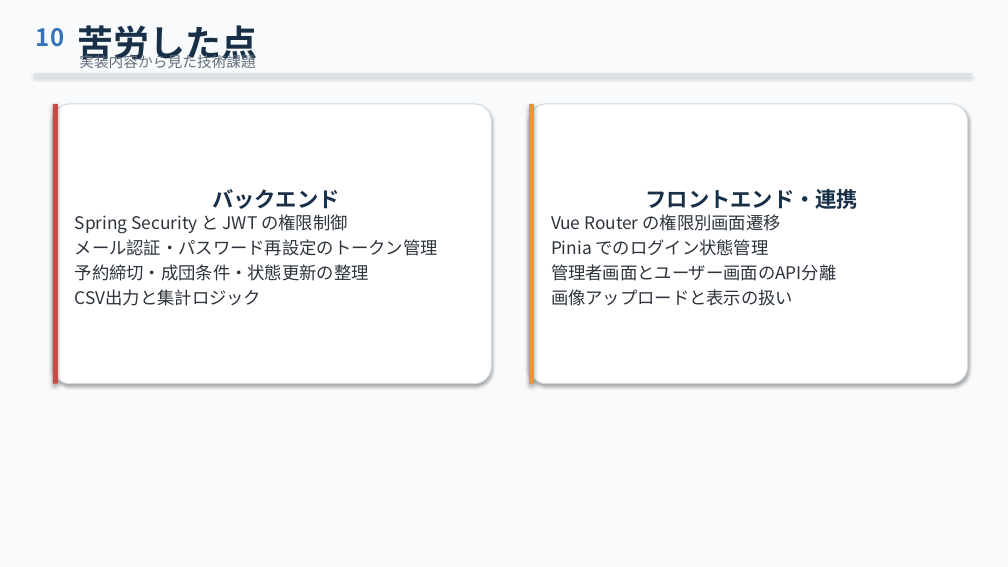
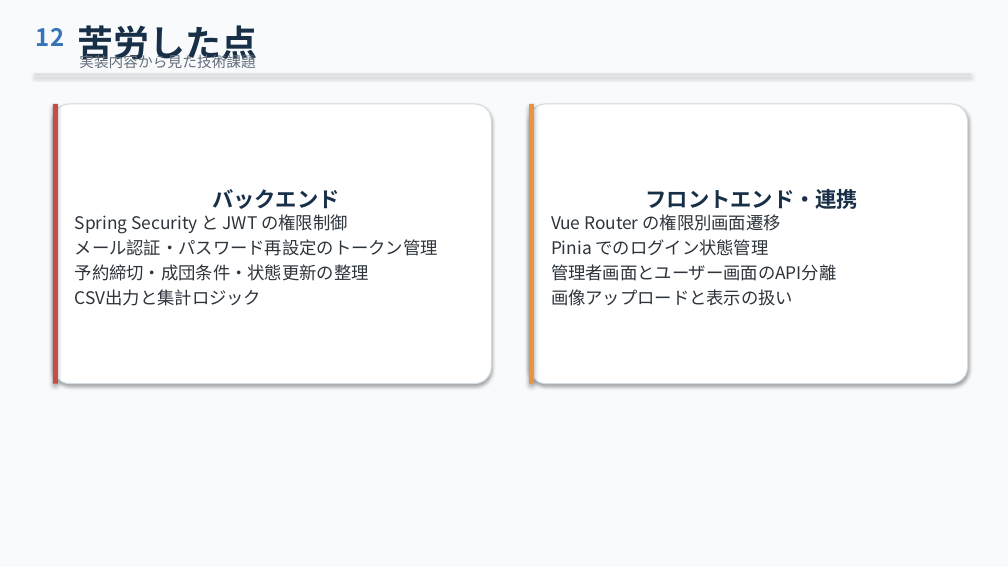
Before and after one commit to linc-sunseeer/springboot-test1, a slide deck: slide 13 of 弁当予約管理システム_新人研修成果報告.pptx (slide 11 before the commit). Drawn at 1008x567 pixels with LibreOffice and Linux fonts; fonts in the diff are those of the drawing. Boxes give left, top, right and bottom in pixels: in the first picture for what was removed or moved away, otherwise in the second. Text is boxed around its words. In the diff, an @@ line names an element or a change of style, - is before the commit and + after.

```diff
--- a/弁当予約管理システム_新人研修成果報告.pptx
+++ b/弁当予約管理システム_新人研修成果報告.pptx
@@ text at bbox=[36, 28, 64, 46]: text changed @@
-10
+12
```
Also in this commit, not shown: 10 other slides changed, 4 slides added, 7 other files.
